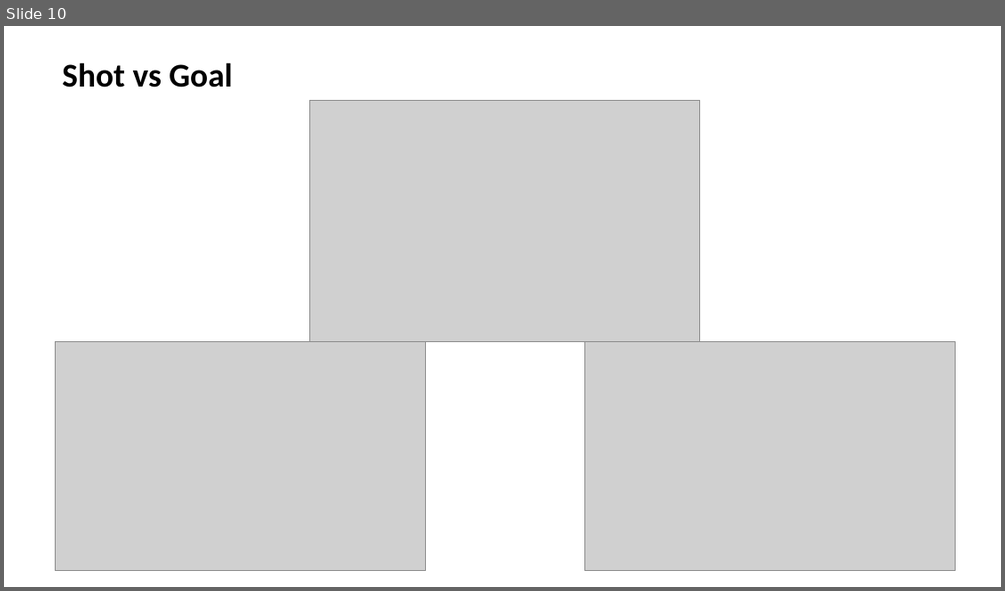
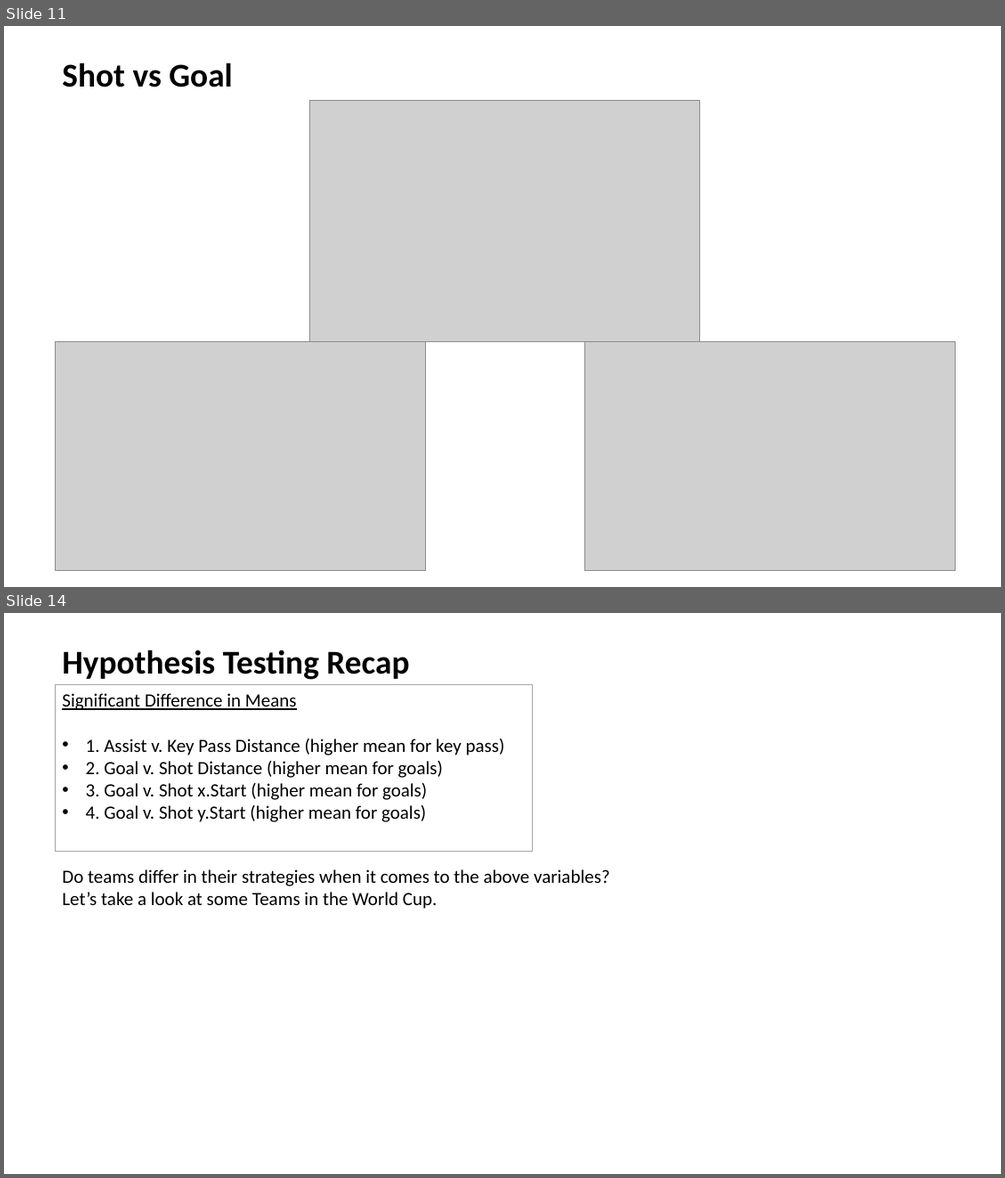
Before and after one commit to rmesina/T2_Codes-R-Us, a slide deck: midterm_project/Determining which variables contribute to likely hood of.pptx. Shown one above the other, each under a label of ours: slide 10 before the commit, slides 11 and 14 after it; the slides between them are not shown. The pictures are 1005x591 and 1005x1178 pixels, drawn with LibreOffice and Linux fonts; fonts in the diff are those of the drawing; grey boxes stand for pictures. Boxes give left, top, right and bottom in pixels: in the first picture for what was removed or moved away, otherwise in the second. Text is boxed around its words. In the diff, an @@ line names an element or a change of style, - is before the commit and + after.

```diff
--- a/midterm_project/Determining which variables contribute to likely hood of.pptx
+++ b/midterm_project/Determining which variables contribute to likely hood of.pptx
@@ slide 14 added at (4,613,1001,1174), background #FFFFFF @@
@@ text added at (62,649,409,680), 32 pt, text #000000, bold @@
+Hypothesis Testing Recap
@@ rectangle added at (55,685,533,851), fill #FFFFFF, outline #A5A5A5 1 pt, 18 pt, text #000000 @@
+Significant Difference in Means
+• 1. Assist v. Key Pass Distance (higher mean for key pass)
+• 2. Goal v. Shot Distance (higher mean for goals)
+• 3. Goal v. Shot x.Start (higher mean for goals)
+• 4. Goal v. Shot y.Start (higher mean for goals)
@@ text added at (62,869,610,908), 18 pt, text #000000 @@
+Do teams differ in their strategies when it comes to the above variables? Let’s take a look at some Teams in the World Cup.
@@ what was slide 10 is now slide 11 @@
```
Also in this commit, not shown: 4 other slides added, 1 slide removed, 1 other file.
